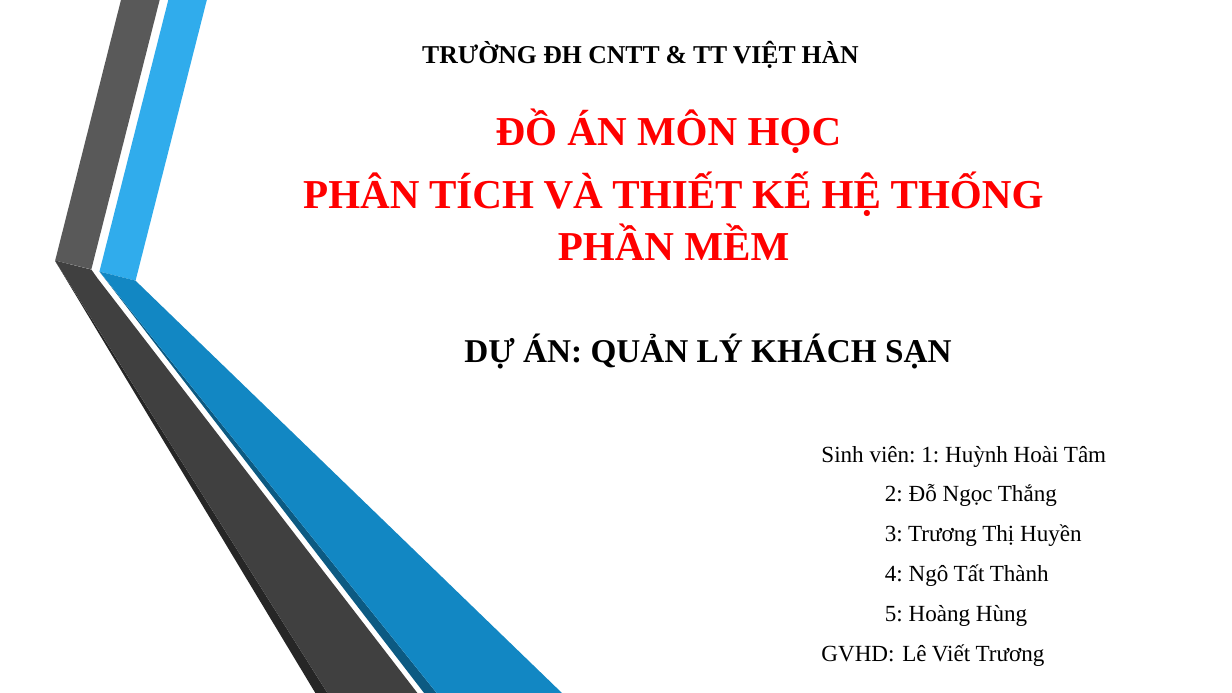
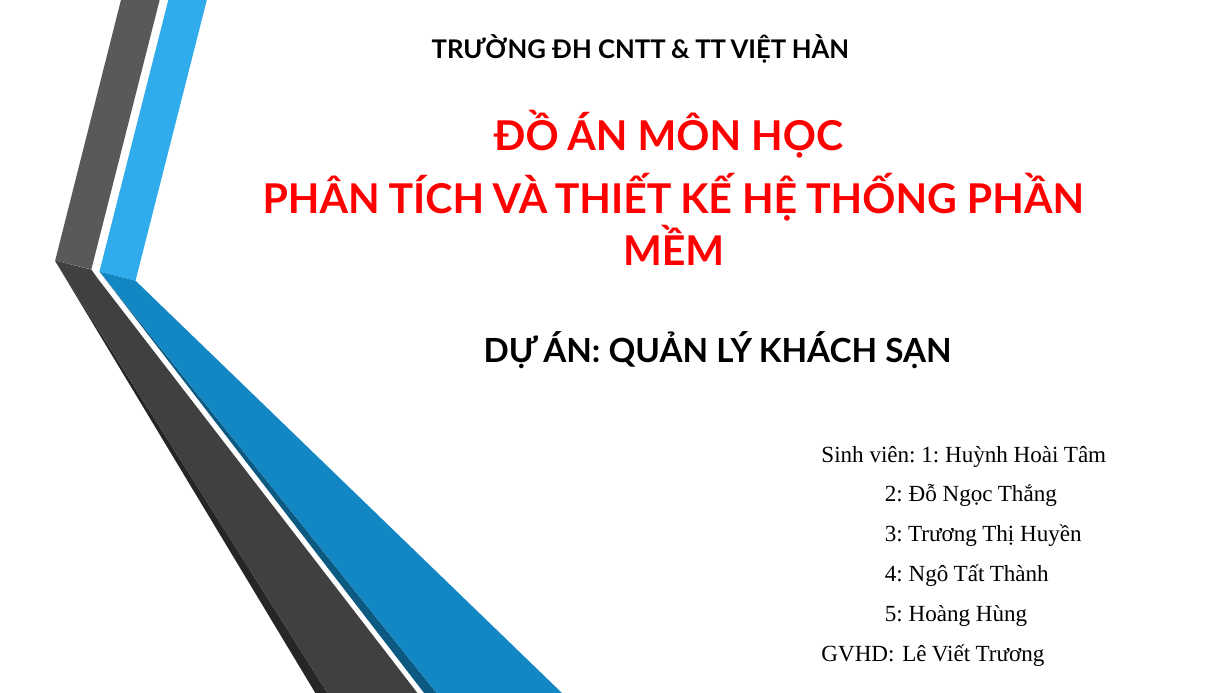
Before and after one commit to DaemonZZ/pttkht, a slide deck: slide 1 of QLKS.pptx. Drawn at 1232x693 pixels with LibreOffice and Linux fonts; fonts in the diff are those of the drawing; background and template pictures are left out. Boxes give left, top, right and bottom in pixels: in the first picture for what was removed or moved away, otherwise in the second. Text is boxed around its words. In the diff, an @@ line names an element or a change of style, - is before the commit and + after.

```diff
--- a/QLKS.pptx
+++ b/QLKS.pptx
@@ font Times New Roman to Lato in 3 elements at <box>484,334,951,369</box>, <box>263,114,1084,265</box>, <box>432,37,849,63</box> @@
```
Also in this commit, not shown: 5 other slides changed, 29 slides added, 9 slides removed, 3 other files.
